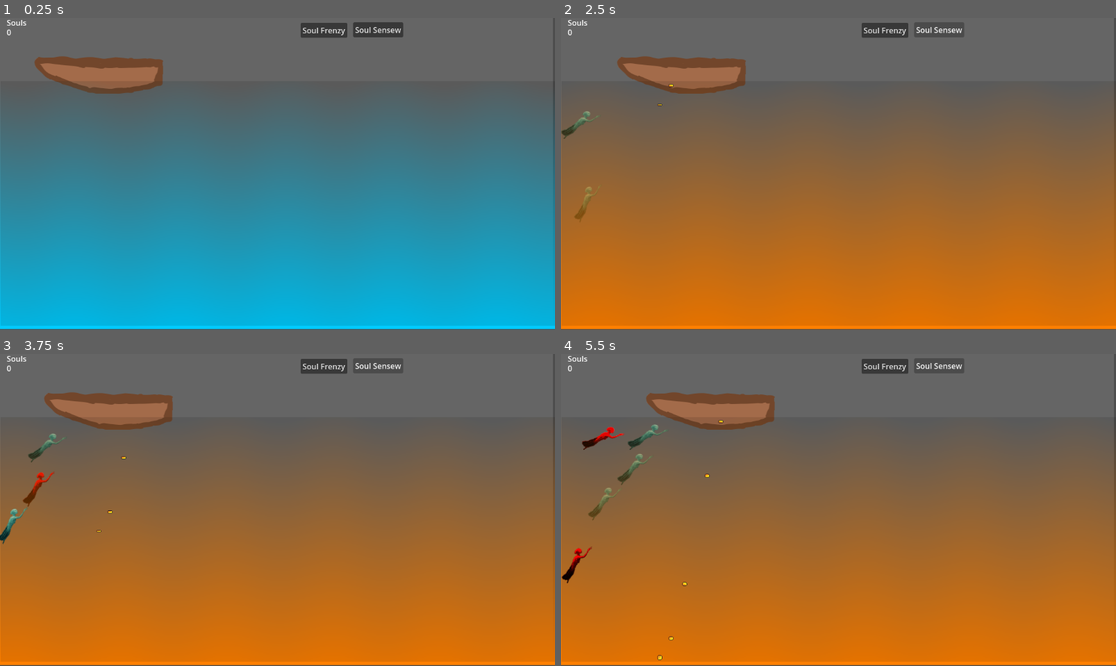
Above: before the commit, frames 1-4 (two rows, left to right).
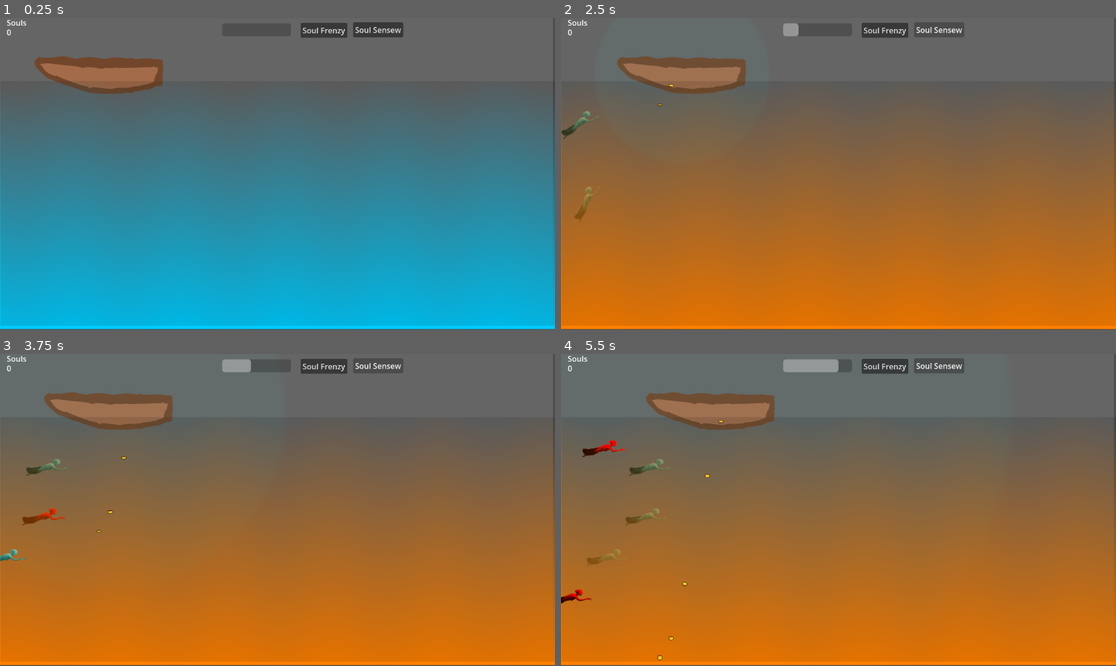
Above: after the commit, the same moments.

Repository: Latamata/PixelJam2025
Game: Godot game, scene res://scenes/game_scene.tscn
Same seed, same stepped clock (60 frames per second), same inputs: the game is played once before the commit and once after it.
Inputs:
- Up to frame 1 (0.25 s): no input
- Up to frame 2 (2.5 s): click "Soul Frenzy" at 0.5 s; click "Soul Sensew" at 1.25 s; tap Enter (ui_accept) at 2, 2.27 s; hold Right (ui_right) from 2.03 s (still down)
- Up to frame 3 (3.75 s): release Right (ui_right) at 2.78 s; hold Left (ui_left) 2.78-3.53 s; tap Enter (ui_accept) at 3.02 s; hold Right (ui_right) from 3.53 s (still down)
- Up to frame 4 (5.5 s): tap Enter (ui_accept) at 4.52, 5.27 s; release Right (ui_right) at 5.03 s; hold Left (ui_left) from 5.03 s (still down)

The runs differ from the first frame. In frame 2, 0.1% of the frame differs, in the area x 40-43%, y 1-6%; in frame 3, 1.0%; in frame 4, 1.6%, in the area x 0-50%, y 1-80%.

Commit message:
Minor changes
setup reload timer for sense on UI.

Diff:
--- a/scenes/Player.tscn
+++ b/scenes/Player.tscn
@@ -1,11 +1,11 @@
-[gd_scene load_steps=10 format=3 uid="uid://4gwbm386kfg2"]
+[gd_scene load_steps=11 format=3 uid="uid://4gwbm386kfg2"]
 
 [ext_resource type="Script" uid="uid://bqdxdwovveq63" path="res://scripts/player_script.gd" id="1_xhfnw"]
 [ext_resource type="Texture2D" uid="uid://4i8fsh7jehbf" path="res://assets/boat.png" id="2_kpjcp"]
 [ext_resource type="Shader" uid="uid://b8vrakaw2oi7u" path="res://scenes/circle.gdshader" id="3_3li8b"]
 
 [sub_resource type="RectangleShape2D" id="RectangleShape2D_kpjcp"]
-size = Vector2(263, 49)
+size = Vector2(259.5, 31)
 
 [sub_resource type="ShaderMaterial" id="ShaderMaterial_mdl7e"]
 shader = ExtResource("3_3li8b")
@@ -125,6 +125,9 @@
 &"circle_sense": SubResource("Animation_3li8b")
 }
 
+[sub_resource type="RectangleShape2D" id="RectangleShape2D_3li8b"]
+size = Vector2(280, 84)
+
 [node name="Player" type="CharacterBody2D"]
 script = ExtResource("1_xhfnw")
 
@@ -132,7 +135,7 @@
 texture = ExtResource("2_kpjcp")
 
 [node name="CollisionShape2D" type="CollisionShape2D" parent="."]
-position = Vector2(-1, 12)
+position = Vector2(0.75, -10.5)
 shape = SubResource("RectangleShape2D_kpjcp")
 
 [node name="sense_circle" type="Area2D" parent="."]
@@ -141,7 +144,6 @@
 collision_mask = 2
 
 [node name="ColorRect" type="ColorRect" parent="sense_circle"]
-visible = false
 material = SubResource("ShaderMaterial_mdl7e")
 offset_left = -739.0
 offset_top = -743.0
@@ -158,5 +160,17 @@
 &"": SubResource("AnimationLibrary_qu4a1")
 }
 
+[node name="Area2D" type="Area2D" parent="."]
+collision_layer = 2
+collision_mask = 2
+
+[node name="CollisionShape2D" type="CollisionShape2D" parent="Area2D"]
+position = Vector2(7, 4)
+shape = SubResource("RectangleShape2D_3li8b")
+
+[node name="sense_timer" type="Timer" parent="."]
+
 [connection signal="body_entered" from="sense_circle" to="." method="_on_sense_circle_body_entered"]
 [connection signal="animation_finished" from="AnimationPlayer" to="." method="_on_animation_player_animation_finished"]
+[connection signal="body_entered" from="Area2D" to="." method="_on_area_2d_body_entered"]
+[connection signal="timeout" from="sense_timer" to="." method="_on_sense_timer_timeout"]
--- a/scenes/game_scene.tscn
+++ b/scenes/game_scene.tscn
@@ -50,6 +50,7 @@
 wait_time = 5.0
 one_shot = true
 
+[connection signal="cooldown_updated" from="Player" to="." method="_on_player_cooldown_updated"]
 [connection signal="timeout" from="Timer" to="." method="_on_timer_timeout"]
 [connection signal="change_color_water" from="user_interface" to="." method="_on_user_interface_change_color_water"]
 [connection signal="sense_souls" from="user_interface" to="." method="_on_user_interface_sense_souls"]
--- a/scenes/soul.tscn
+++ b/scenes/soul.tscn
@@ -69,48 +69,8 @@
 "values": [Color(1, 1, 1, 1)]
 }
 
-[sub_resource type="Animation" id="Animation_jnmxf"]
-resource_name = "evil_soul"
-length = 2.0
-tracks/0/type = "value"
-tracks/0/imported = false
-tracks/0/enabled = true
-tracks/0/path = NodePath("PointLight2D:energy")
-tracks/0/interp = 1
-tracks/0/loop_wrap = true
-tracks/0/keys = {
-"times": PackedFloat32Array(0, 2),
-"transitions": PackedFloat32Array(1, 1),
-"update": 0,
-"values": [0.0, 16.0]
-}
-tracks/1/type = "value"
-tracks/1/imported = false
-tracks/1/enabled = true
-tracks/1/path = NodePath("PointLight2D:color")
-tracks/1/interp = 1
-tracks/1/loop_wrap = true
-tracks/1/keys = {
-"times": PackedFloat32Array(0, 2),
-"transitions": PackedFloat32Array(1, 1),
-"update": 0,
-"values": [Color(1, 0, 0, 1), Color(1, 0, 0, 1)]
-}
-tracks/2/type = "value"
-tracks/2/imported = false
-tracks/2/enabled = true
-tracks/2/path = NodePath("Sprite2D:modulate")
-tracks/2/interp = 1
-tracks/2/loop_wrap = true
-tracks/2/keys = {
-"times": PackedFloat32Array(0, 2),
-"transitions": PackedFloat32Array(1, 1),
-"update": 0,
-"values": [Color(1, 0, 0, 1), Color(1, 0, 0, 1)]
-}
-
-[sub_resource type="Animation" id="Animation_nq8dp"]
-resource_name = "rise_up"
+[sub_resource type="Animation" id="Animation_dt1lx"]
+resource_name = "evil_rise"
 length = 3.0
 tracks/0/type = "value"
 tracks/0/imported = false
@@ -170,11 +130,51 @@
 "times": PackedFloat32Array(0, 3),
 "transitions": PackedFloat32Array(1, 1),
 "update": 0,
-"values": [Color(1, 1, 1, 1), Color(1, 1, 1, 1)]
-}
-
-[sub_resource type="Animation" id="Animation_dt1lx"]
-resource_name = "evil_rise"
+"values": [Color(1, 0, 0, 1), Color(1, 0, 0, 1)]
+}
+
+[sub_resource type="Animation" id="Animation_jnmxf"]
+resource_name = "evil_soul"
+length = 2.0
+tracks/0/type = "value"
+tracks/0/imported = false
+tracks/0/enabled = true
+tracks/0/path = NodePath("PointLight2D:energy")
+tracks/0/interp = 1
+tracks/0/loop_wrap = true
+tracks/0/keys = {
+"times": PackedFloat32Array(0, 2),
+"transitions": PackedFloat32Array(1, 1),
+"update": 0,
+"values": [0.0, 16.0]
+}
+tracks/1/type = "value"
+tracks/1/imported = false
+tracks/1/enabled = true
+tracks/1/path = NodePath("PointLight2D:color")
+tracks/1/interp = 1
+tracks/1/loop_wrap = true
+tracks/1/keys = {
+"times": PackedFloat32Array(0, 2),
+"transitions": PackedFloat32Array(1, 1),
+"update": 0,
+"values": [Color(1, 0, 0, 1), Color(1, 0, 0, 1)]
+}
+tracks/2/type = "value"
+tracks/2/imported = false
+tracks/2/enabled = true
+tracks/2/path = NodePath("Sprite2D:modulate")
+tracks/2/interp = 1
+tracks/2/loop_wrap = true
+tracks/2/keys = {
+"times": PackedFloat32Array(0, 2),
+"transitions": PackedFloat32Array(1, 1),
+"update": 0,
+"values": [Color(1, 0, 0, 1), Color(1, 0, 0, 1)]
+}
+
+[sub_resource type="Animation" id="Animation_nq8dp"]
+resource_name = "rise_up"
 length = 3.0
 tracks/0/type = "value"
 tracks/0/imported = false
@@ -234,7 +234,7 @@
 "times": PackedFloat32Array(0, 3),
 "transitions": PackedFloat32Array(1, 1),
 "update": 0,
-"values": [Color(1, 0, 0, 1), Color(1, 0, 0, 1)]
+"values": [Color(1, 1, 1, 1), Color(1, 1, 1, 1)]
 }
 
 [sub_resource type="AnimationLibrary" id="AnimationLibrary_bx6qs"]
--- a/scenes/user_interface.tscn
+++ b/scenes/user_interface.tscn
@@ -29,6 +29,15 @@
 offset_bottom = 30.0
 focus_mode = 0
 text = "Soul Sensew"
+
+[node name="sense_cooldown" type="ProgressBar" parent="helpers"]
+layout_mode = 0
+offset_left = -163.0
+offset_top = 1.0
+offset_right = -20.0
+offset_bottom = 28.0
+max_value = 5.0
+show_percentage = false
 
 [node name="Control" type="Control" parent="."]
 anchors_preset = 0
--- a/scripts/game_scene.gd
+++ b/scripts/game_scene.gd
@@ -77,7 +77,9 @@
 
 
 func _on_user_interface_sense_souls() -> void:
-	player.soul_sense()
+	#print(player.sense_on_cooldown)
+	if !player.sense_on_cooldown:
+		player.soul_sense()
 
 
 func _on_soul_evil_spirit_triggered() -> void:
@@ -87,3 +89,7 @@
 
 func _on_frenzy_timestop_timeout() -> void:
 	_on_user_interface_change_color_water()
+
+
+func _on_player_cooldown_updated(progress: float) -> void:
+	$user_interface.set_soul_reload_UI(progress)
--- a/scripts/player_script.gd
+++ b/scripts/player_script.gd
@@ -1,32 +1,60 @@
 extends CharacterBody2D
+
+signal cooldown_updated(progress : float)
 
 @export var speed := 100.0  # You can adjust this to your needs
 @onready var sense_circle: Area2D = $sense_circle
 @onready var animation_player: AnimationPlayer = $AnimationPlayer
+var sense_on_cooldown = false
+var direction := 0.0  # Make direction a member variable
 
-
-func _process(_delta):
-	var direction = 0.0
-
+func _input(_event):
+	direction = 0.0
 	if Input.is_action_pressed("ui_left"):
 		direction -= 1
 	if Input.is_action_pressed("ui_right"):
 		direction += 1
 
+func _process(_delta):
 	velocity.x = direction * speed
-	velocity.y = 0  # No vertical movement
-
 	move_and_slide()
 
+	# Clamp position to left/right edges of screen
+	var screen_size = get_viewport_rect().size
+	var sprite_size = 32  # Replace with your sprite width if needed
+
+	global_position.x = clamp(global_position.x, sprite_size / 2.0, screen_size.x - sprite_size / 2.0)
 
 func _on_sense_circle_body_entered(body: Node2D) -> void:
-	if body.is_in_group("undead"):
+	if body.is_in_group("undead") :
 		body.sensed_out()
+		body.attacking = false
+
 
 func soul_sense():
+	sense_on_cooldown = true
+	cooldown_counter = 5.0
+	$sense_timer.start()
 	animation_player.play("circle_sense")
 
 func _on_animation_player_animation_finished(anim_name: StringName) -> void:
 	if anim_name == "circle_sense":
 		animation_player.seek(0.0, true)
 		animation_player.stop()
+
+
+func _on_area_2d_body_entered(body: Node2D) -> void:
+	if body.is_in_group('undead'):
+		print('running')
+		body.rise_from_dead()
+
+
+var max_cooldown = 5.0
+var cooldown_counter = 0
+func _on_sense_timer_timeout():
+	cooldown_counter -= 1.0
+	emit_signal("cooldown_updated", cooldown_counter )
+	if cooldown_counter <= 0:
+		sense_on_cooldown = false
+		print("Cooldown finished!")
+		$sense_timer.stop()
--- a/scripts/soul.gd
+++ b/scripts/soul.gd
@@ -15,17 +15,23 @@
 func _process(delta):
 	if position.x >= end_of_the_road:
 		queue_free()
-	if attacking && !rising:
+
+	if attacking and !rising:
 		var target = boat
 		var to_target = (target.global_position - global_position).normalized()
 		velocity = to_target * SPEED
 		rotation = to_target.angle()
 		sprite_2d.flip_v = to_target.x < 0
 		move_and_slide()
+
+		# Clamp Y so it doesn’t rise above the water
+		var water_y_limit = get_tree().current_scene.get_node("water_ovelay").global_position.y
+		global_position.y = max(global_position.y, water_y_limit)
 	else:
 		sprite_2d.flip_v = false
 		rotation = 0.0
 		position.x += SPEED * delta
+
 
 func rise_from_dead() -> void:
 	rising = true
--- a/scripts/user_interface.gd
+++ b/scripts/user_interface.gd
@@ -3,10 +3,10 @@
 signal change_color_water
 signal sense_souls
 @onready var soul_count: RichTextLabel = $Control/soul_count
+@onready var sense_cooldown: ProgressBar = $helpers/sense_cooldown
 
 func update_UI():
 	soul_count.text = str(Globals.soul_count)
-
 
 func _on_button_button_down() -> void:
 	emit_signal('change_color_water')
@@ -14,3 +14,9 @@
 func _on_soul_sense_button_down() -> void:
 	#print('button pressed')
 	emit_signal('sense_souls')
+
+func set_soul_reload_UI(progress):
+	sense_cooldown.value = sense_cooldown.max_value - progress
+
+	#sense_cooldown.value = progress
+	#print(sense_cooldown.value)
